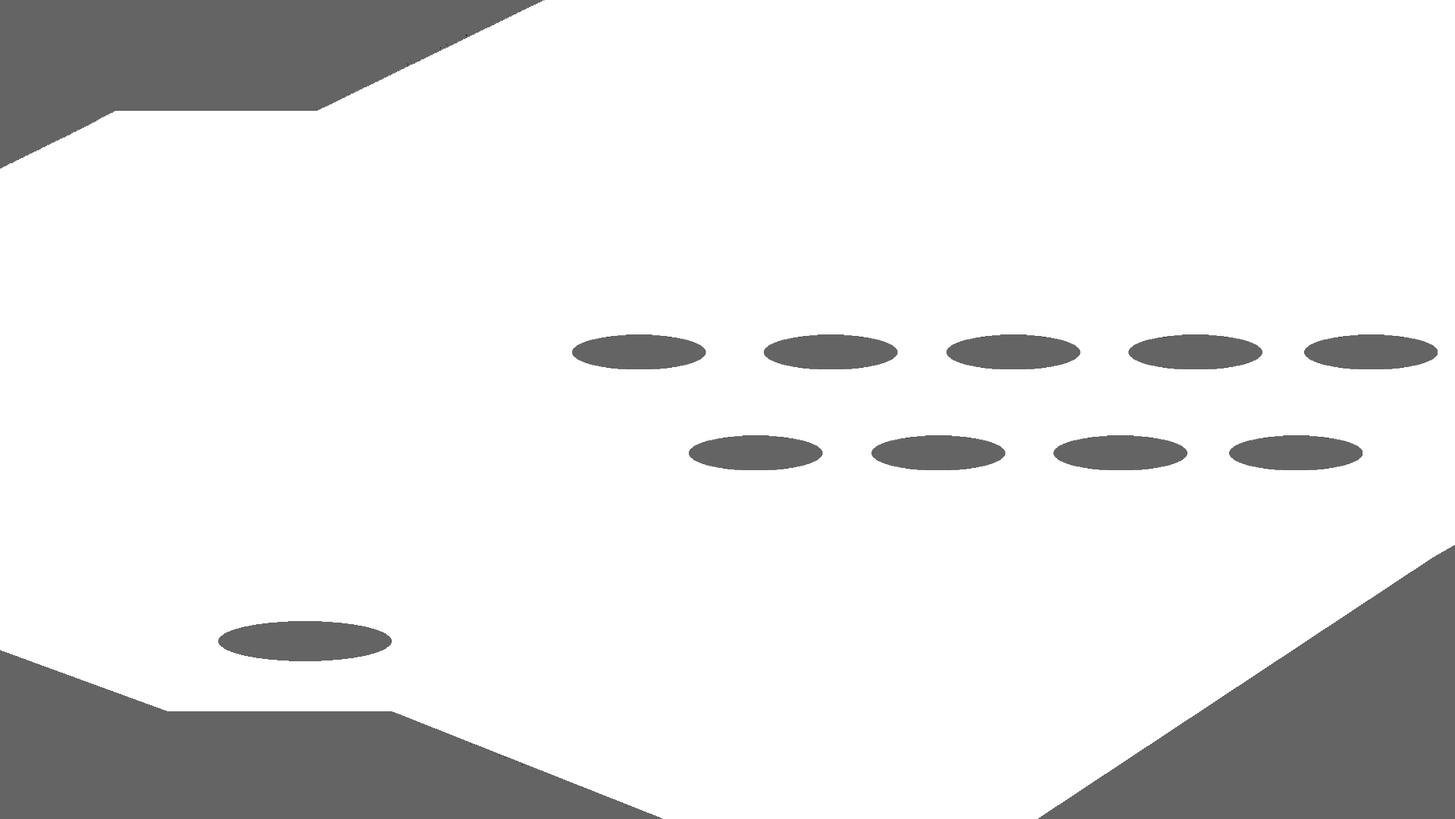
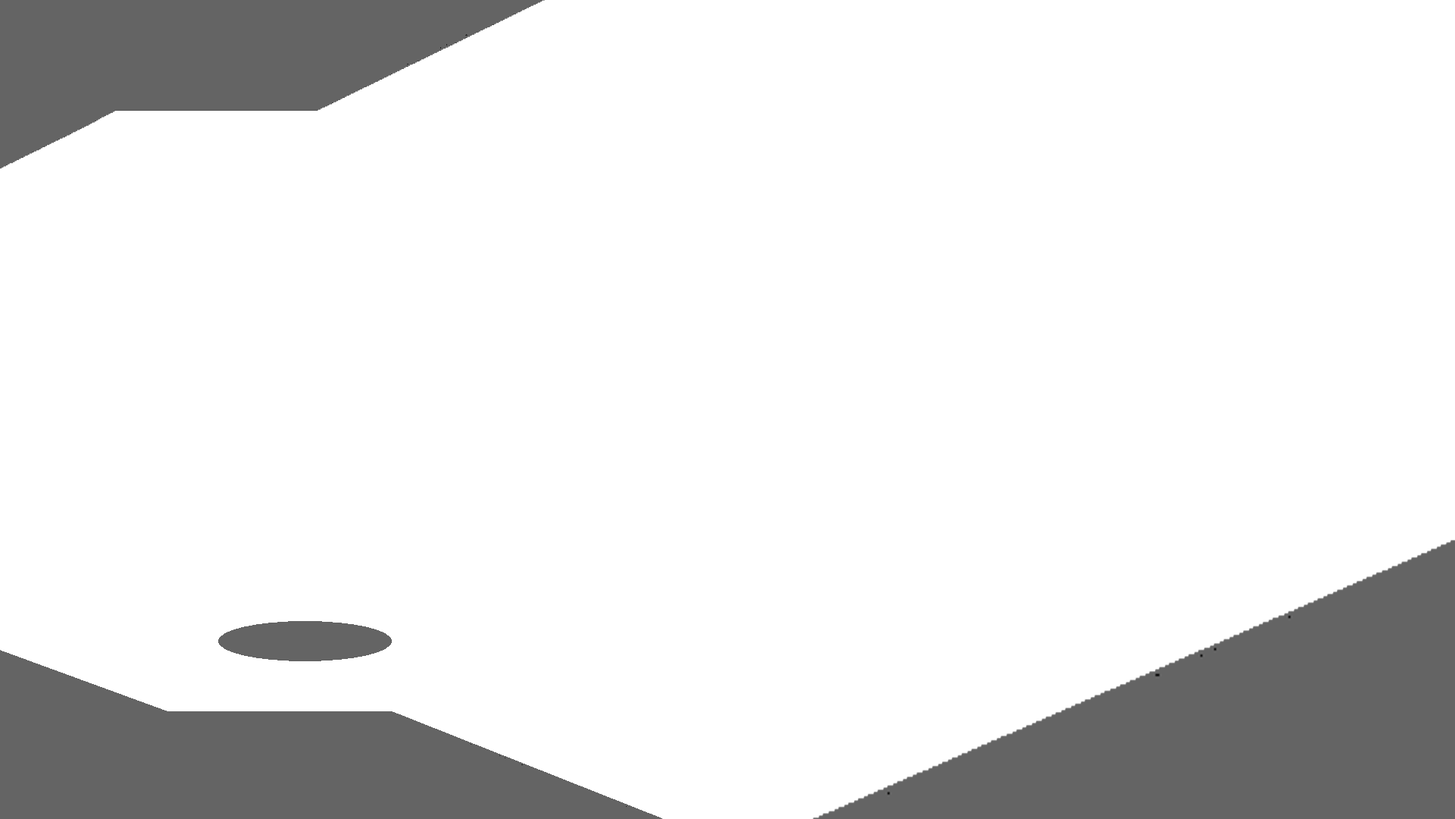
Layered file, before and after one edit (1455×819). Changes by layer:
painted on "Paint Layer 1" (1st of 4) over [572, 334, 1455, 819]
added layer "Paint Layer 1" (2nd of 4) above "Paint Layer 1" over [812, 538, 1455, 819]
added layer "Paint Layer 1" (3rd of 4) above "Paint Layer 1" over [812, 538, 1455, 819]
painted on "Paint Layer 1" (4th of 4) over [572, 334, 874, 819]
